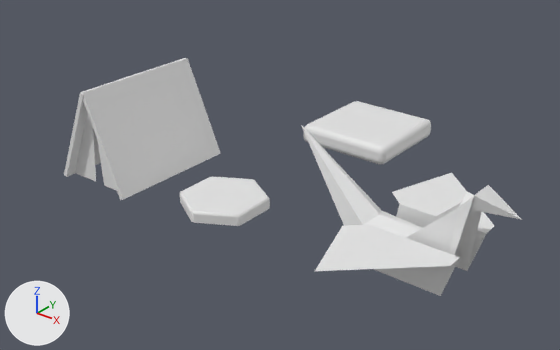
What one commit did to the Blender file Bubble Mania/Assets/_BubbleMania/Blend/floor-tile.blend.
One viewpoint serves both versions: a 50 mm lens placed at (25.4, -21.7, 15.3), pointed at (5.8, 2.9, 0.1). Lighting does not change. The marker at lower left points along +X, +Y and +Z.

Objects in the first picture: 'Circle', 'Cube', 'Cube.002', 'crane', 'left-2', 'right-w'.
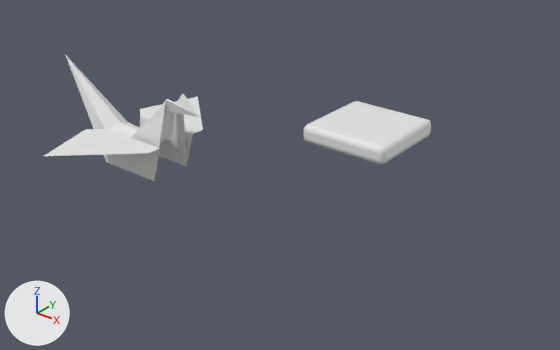
Where the newer file only moved an object's origin or applied its transform, the numbers keep the older frame.

What differs and where, as boxes (x1, y1, x2, y2) in the pictures (560 x 350 px):
'Cube.002', hidden
    before: (64, 58, 221, 200)
'crane', reshaped, moved, modifiers changed (39% narrower, 27% shorter)
    before: (301, 125, 522, 296)
    after: (66, 56, 200, 181)
'right-w', reshaped (21% narrower, 40% shorter)
    before: (315, 225, 460, 271)
    after: (44, 129, 159, 156)
'Circle', hidden
    before: (180, 176, 270, 226)
'left-2', reshaped (38% narrower, 38% shorter)
    before: (392, 173, 494, 233)
    after: (140, 97, 203, 134)
part 3 of me_plane_007, deleted
    before: (315, 225, 460, 271)
part 4 of me_plane_007, added
    after: (44, 129, 159, 156)
part 5 of me_plane_008, deleted
    before: (392, 173, 494, 233)
part 6 of me_plane_008, added
    after: (140, 97, 203, 134)

What changed in the scene script:
```text
Add mat_tile_c:
    mat_tile_c = principled_material('Tile_C')
    mat_tile_c.base_color = (0.8, 0.8, 0.8)  # white #e7e7e7
Change me_circle:
    used by ob_circle; location = (5.0, 0.0, 0.0); rotation_euler = (0.0, 0.0, -3.142), in degrees (0, 0, -180)
    remove me_circle.from_pydata(...)  # 12 vertices, 8 faces; spans x -1.73..1.73, y -2.0..2.0, z -0.5..0.0
    add me_circle.from_pydata(...)  # 60 vertices, 49 faces; spans x -1.73..1.73, y -1.97..1.97, z 0.0..0.5
    me_circle part 1: the whole mesh is rebuilt
    add me_circle.materials.append(mat_tile_c)  # white #e7e7e7
Change me_plane_006:
    used by ob_crane; location = (14.87, 0.0, 0.0)
    remove me_plane_006.from_pydata(...)  # 14 vertices, 10 faces; spans x -5.81..3.03, y -1.0..0.0, z 0.0..4.28
    add me_plane_006.from_pydata(...)  # 22 vertices, 30 faces; spans x -5.08..3.77, y -1.0..1.0, z 0.0..4.28
    me_plane_006 part 2: the whole mesh is rebuilt
Change me_plane_007:
    where me_plane_007.from_pydata(...)  # 5 vertices, 2 faces; spans x -3.64..0.0, y -1.73..2.47, z 0.0
    used by ob_right_w; location = (14.67, -1.0, 1.75); rotation_euler = (0.0, 0.0, 1.571), in degrees (0, 0, 90)
    verts and faces of me_plane_007; kept vertices keep their numbers, new ones are numbered from 5
    before: 0 (0.0, 1.73, 0.0) at pixel (370, 224), 1 (0.0, -1.73, 0.0) at pixel (459, 257), 2 (-0.65, 2.47, 0.0) at pixel (342, 225), 3 (-0.65, -1.73, 0.0) at pixel (450, 265), 4 (-3.64, 1.49, 0.0) at pixel (314, 271)
    me_plane_007 part 3
    add delete_vertices([*range(0, 5)])  # with the faces that use them
    me_plane_007 part 4
    add verts[5] = (0.0, 15.87, 0.0)  # pixel (107, 128)
    add verts[6] = (0.0, 12.4, 0.0)  # pixel (160, 148)
    add verts[7] = (-0.65, 16.6, 0.0)  # pixel (85, 129)
    add verts[8] = (-0.65, 12.4, 0.0)  # pixel (148, 153)
    add verts[9] = (-3.64, 15.63, 0.0)  # pixel (43, 156)
    add faces += [(5, 8, 6), (7, 9, 8), (5, 7, 8)]
Change me_plane_008:
    where me_plane_008.from_pydata(...)  # 5 vertices, 2 faces; spans x 0.0..3.64, y -1.73..2.47, z 0.0
    used by ob_left_2; location = (14.67, 1.0, 1.75); rotation_euler = (0.0, 0.0, 1.571), in degrees (0, 0, 90)
    verts and faces of me_plane_008; kept vertices keep their numbers, new ones are numbered from 5
    before: 0 (0.0, 1.73, 0.0) at pixel (399, 203), 1 (0.0, -1.73, 0.0) at pixel (486, 233), 2 (0.65, 2.47, 0.0) at pixel (391, 192), 3 (0.65, -1.73, 0.0) at pixel (494, 226), 4 (3.64, 1.49, 0.0) at pixel (451, 172)
    me_plane_008 part 5
    add delete_vertices([*range(0, 5)])  # with the faces that use them
    me_plane_008 part 6
    add verts[5] = (0.0, 15.87, 0.0)  # pixel (140, 116)
    add verts[6] = (0.0, 12.4, 0.0)  # pixel (192, 134)
    add verts[7] = (0.65, 16.6, 0.0)  # pixel (140, 108)
    add verts[8] = (0.65, 12.4, 0.0)  # pixel (202, 129)
    add verts[9] = (3.64, 15.63, 0.0)  # pixel (197, 96)
    add faces += [(5, 6, 8), (7, 8, 9), (5, 8, 7)]
Change ob_circle:
    ob_circle.location: (5.0, 0.0, 0.0) -> (0.0, 0.0, 0.0)
    remove _m = ob_circle.modifiers.new('Bevel', 'BEVEL')
    remove _m.segments = 2
    remove _m.limit_method = 'WEIGHT'
    add ob_circle.hide_set(True)
Change ob_cube_002:
    add ob_cube_002.hide_set(True)
Change ob_crane:
    remove _m = ob_crane.modifiers.new('Mirror', 'MIRROR')
    remove _m.use_axis = (False, True, False)
    remove _m.use_clip = True
    ob_crane.location: (14.87, 0.0, 0.0) -> (0.0, 0.0, 0.0)
```
